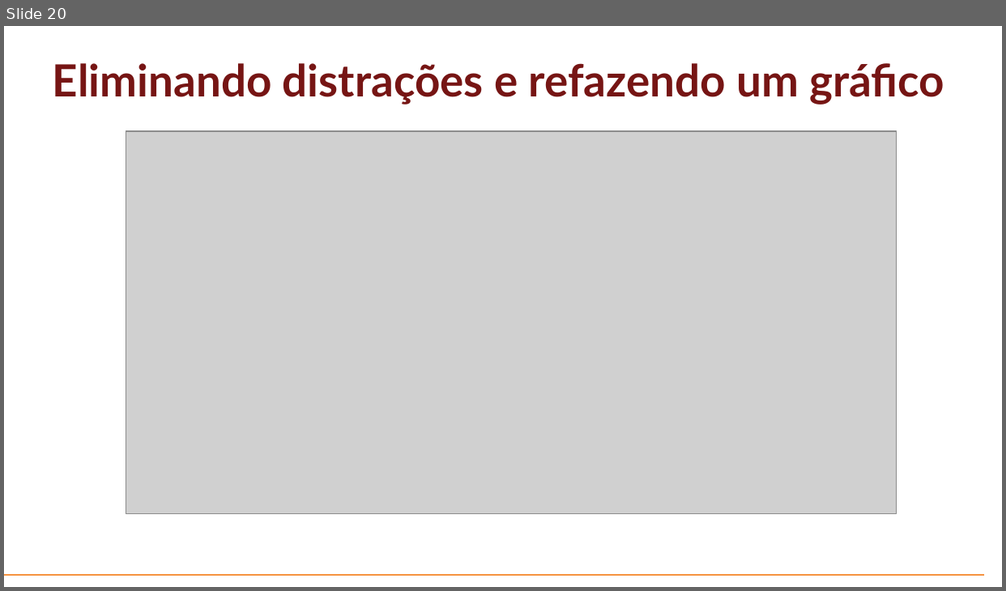
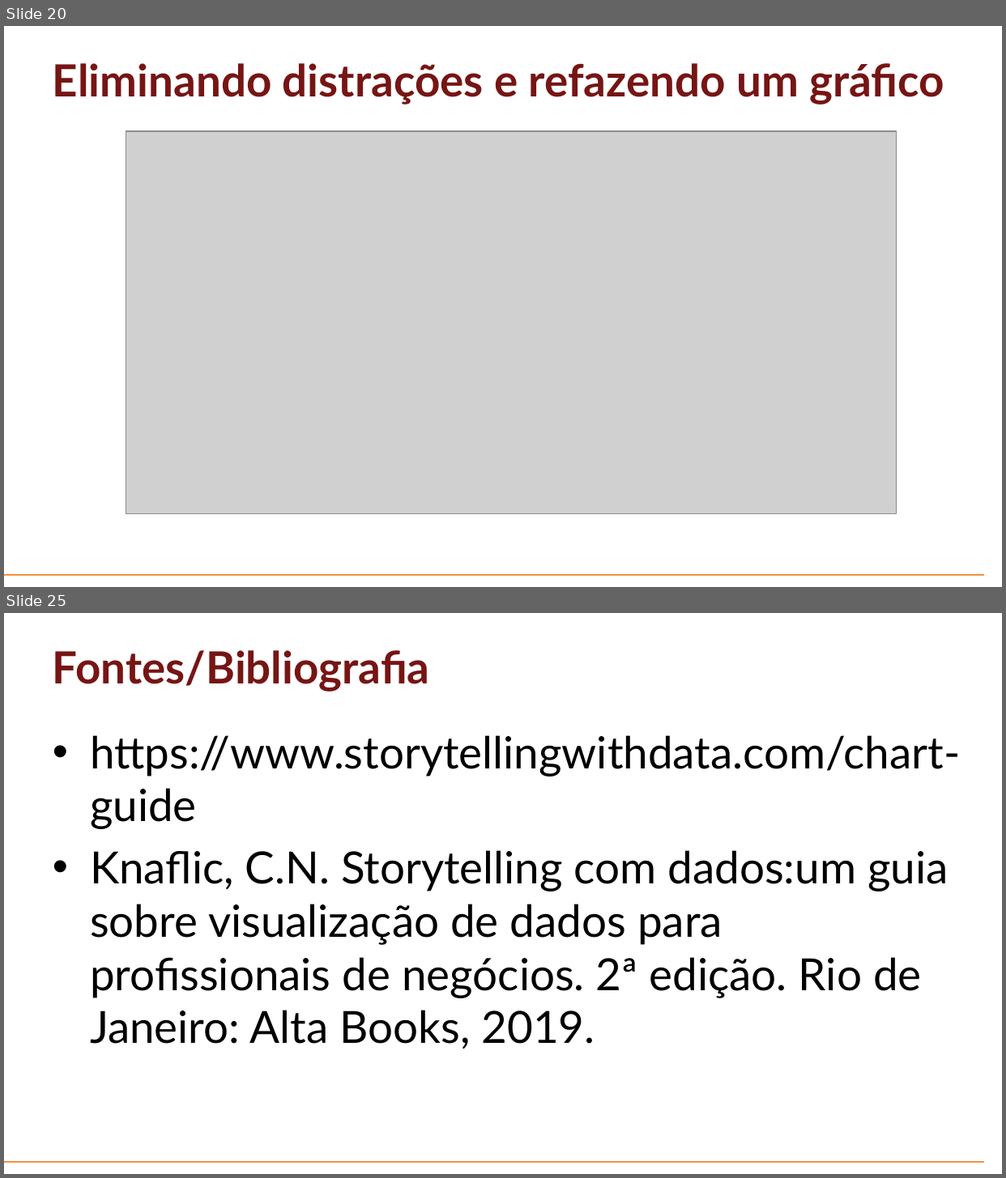
Before and after one commit to mikael04/aulas-profortec-datavis, a slide deck: Aulas/Aula-02-Proj-Vis-Dados.pptx. Shown one above the other, each under a label of ours: slide 20 before the commit, slides 20 and 25 after it; the slides between them are not shown. The pictures are 1006x591 and 1006x1178 pixels, drawn with LibreOffice and Linux fonts; fonts in the diff are those of the drawing; grey boxes stand for pictures; background and template pictures are left out. Boxes give left, top, right and bottom in pixels: in the first picture for what was removed or moved away, otherwise in the second. Text is boxed around its words. In the diff, an @@ line names an element or a change of style, - is before the commit and + after.

Commit message:
Alterando aula para apresentação pptx;

```diff
--- a/Aulas/Aula-02-Proj-Vis-Dados.pptx
+++ b/Aulas/Aula-02-Proj-Vis-Dados.pptx
@@ slide 25 added at box(4, 613, 1002, 1174), background #FFFFFF; not listed: 1 template element that a slide beside it also shows @@
@@ title added at box(53, 650, 430, 692), 32 pt, text #761514, bold @@
+Fontes/Bibliografia
@@ text added at box(90, 735, 960, 1050), 32 pt, text #000000 @@
+• https://www.storytellingwithdata.com/chart-guide
+• Knaflic, C.N. Storytelling com dados:um guia sobre visualização de dados para profissionais de negócios. 2ª edição. Rio de Janeiro: Alta Books, 2019.
```
Also in this commit, not shown: 5 other slides added, 3 slides removed, 2 other files.
